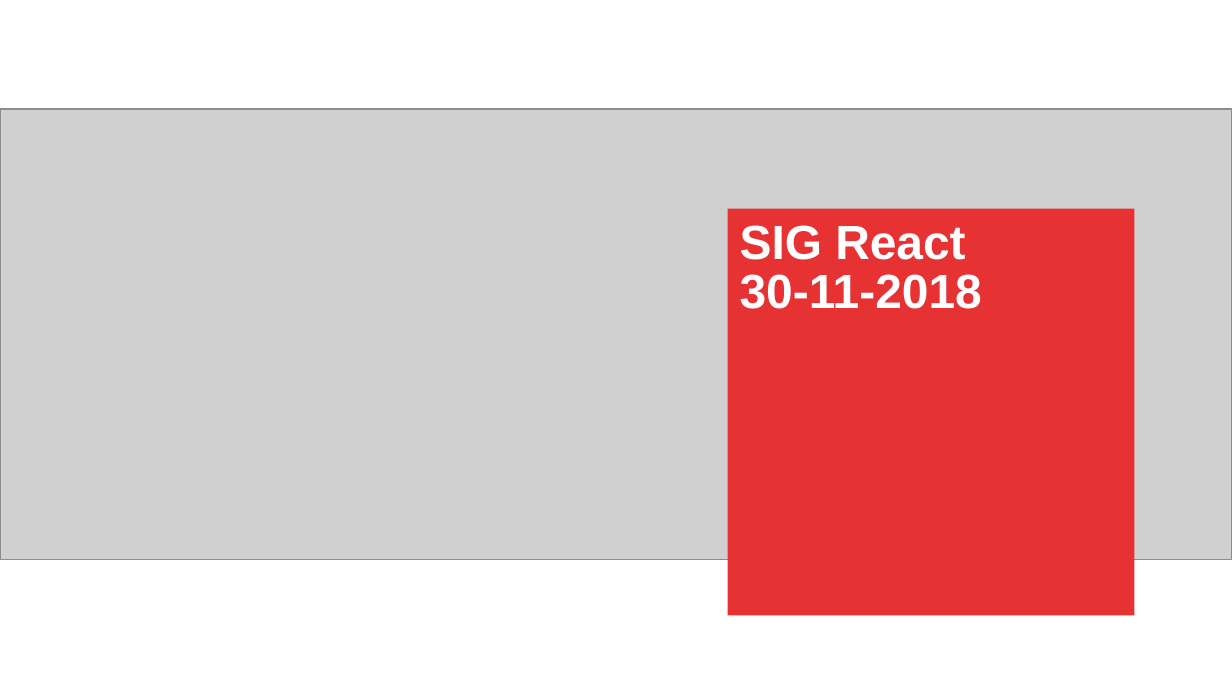
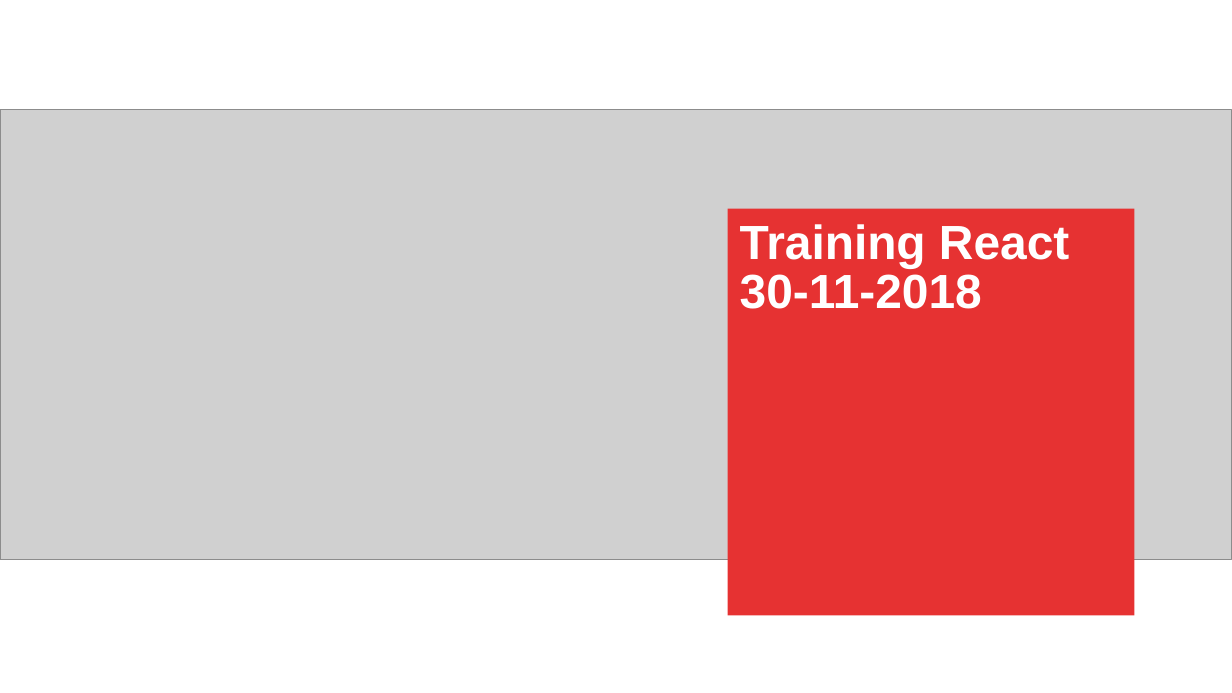
Before and after one commit to AMIS-Services/react-series, a slide deck: slide 1 of sig2/slides/SIG react 2.pptx. Drawn at 1232x693 pixels with LibreOffice and Linux fonts; fonts in the diff are those of the drawing; grey boxes stand for pictures; background and template pictures are left out. Boxes give left, top, right and bottom in pixels: in the first picture for what was removed or moved away, otherwise in the second. Text is boxed around its words. In the diff, an @@ line names an element or a change of style, - is before the commit and + after.

Commit message:
slides

```diff
--- a/sig2/slides/SIG react 2.pptx
+++ b/sig2/slides/SIG react 2.pptx
@@ text in rectangle at box(740, 224, 1069, 309): text changed @@
-SIG React
-30-11-2018
+Training React
+30-11-2018
```
